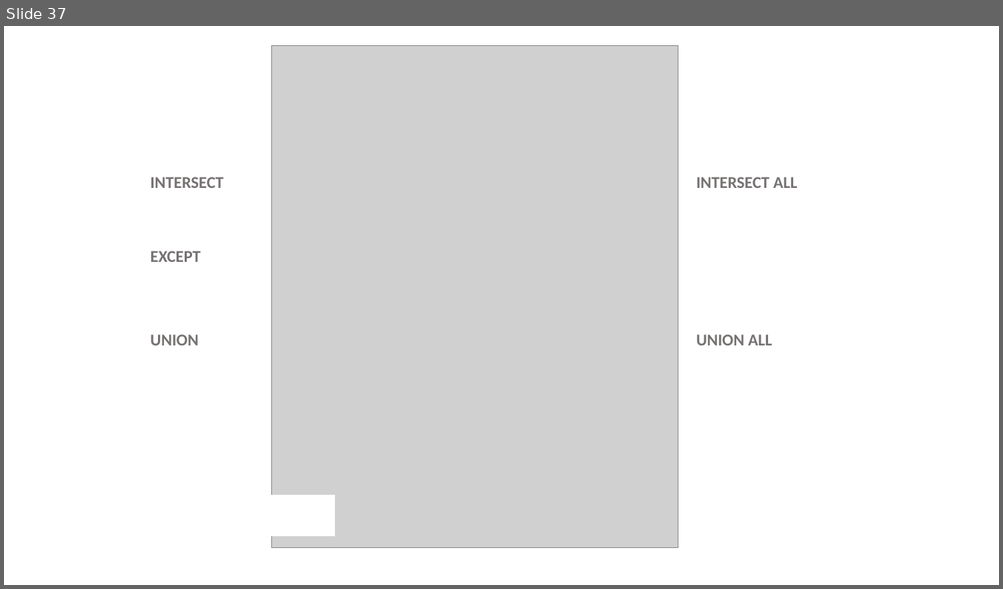
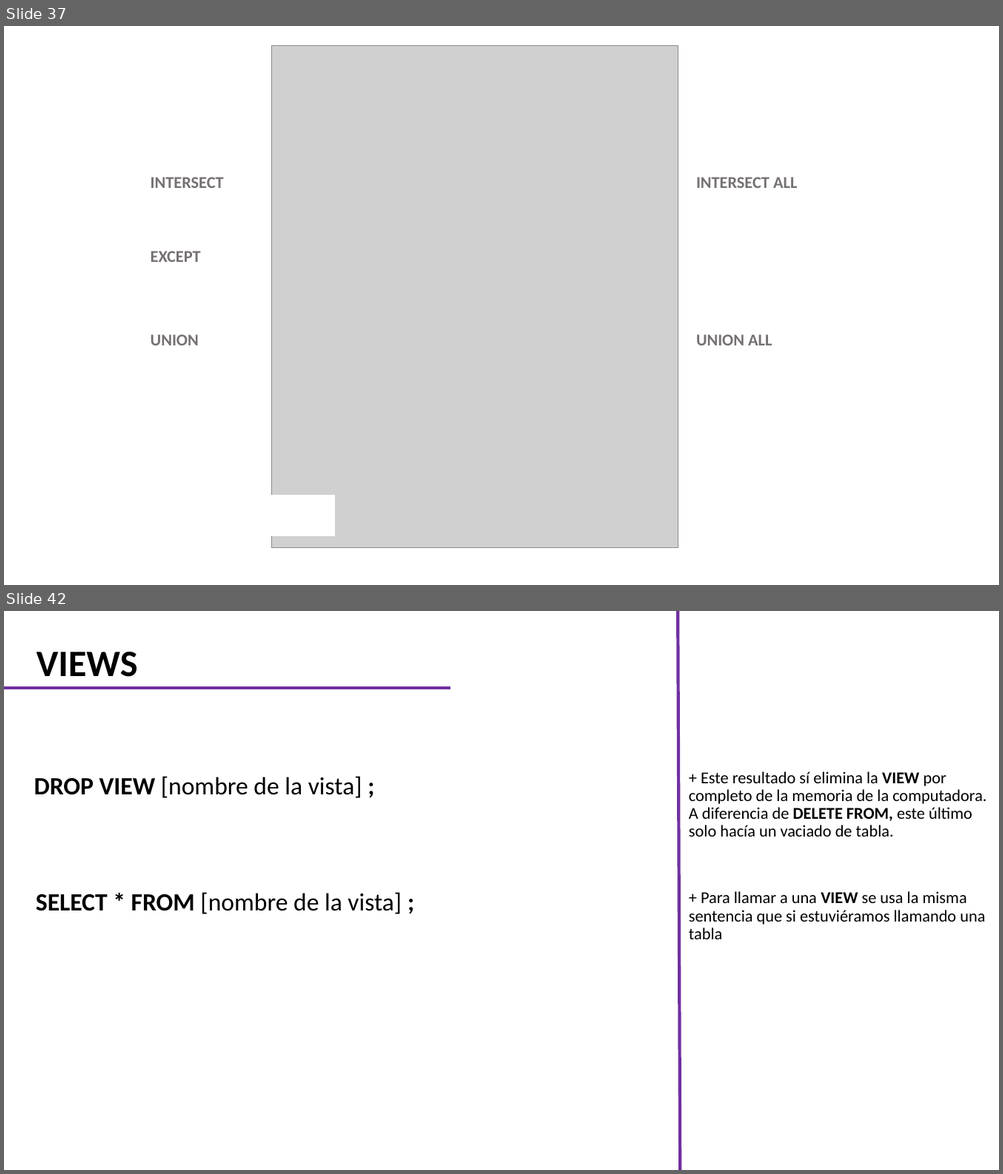
Before and after one commit to CarlosCamposs/Curso-AABD_SQL, a slide deck: Curso AABD-SQL (Notas).pptx. Shown one above the other, each under a label of ours: slide 37 before the commit, slides 37 and 42 after it; the slides between them are not shown. The pictures are 1003x589 and 1003x1174 pixels, drawn with LibreOffice and Linux fonts; fonts in the diff are those of the drawing; grey boxes stand for pictures. Boxes give left, top, right and bottom in pixels: in the first picture for what was removed or moved away, otherwise in the second. Text is boxed around its words. In the diff, an @@ line names an element or a change of style, - is before the commit and + after.

```diff
--- a/Curso AABD-SQL (Notas).pptx
+++ b/Curso AABD-SQL (Notas).pptx
@@ slide 42 added at (x1=4, y1=611, x2=999, y2=1170), background #FFFFFF @@
@@ line added from (680, 1170) to (677, 611), #7030A0 3 pt @@
@@ title added at (x1=37, y1=652, x2=138, y2=677), 36 pt, text #000000, bold @@
+VIEWS
@@ line added from (4, 689) to (450, 689), #7030A0 3 pt @@
@@ subtitle added at (x1=34, y1=776, x2=362, y2=798), 24 pt, text #000000 @@
+DROP VIEW [nombre de la vista] ;
@@ text added at (x1=688, y1=772, x2=986, y2=837), 16 pt, text #000000 @@
++ Este resultado sí elimina la VIEW por completo de la memoria de la computadora. A diferencia de DELETE FROM, este último solo hacía un vaciado de tabla.
@@ text added at (x1=36, y1=892, x2=401, y2=914), 24 pt, text #000000 @@
+SELECT * FROM [nombre de la vista] ;
@@ text added at (x1=688, y1=891, x2=984, y2=940), 16 pt, text #000000 @@
++ Para llamar a una VIEW se usa la misma sentencia que si estuviéramos llamando una tabla
```
Also in this commit, not shown: 2 slides changed, 4 other slides added, 1 slide removed.
